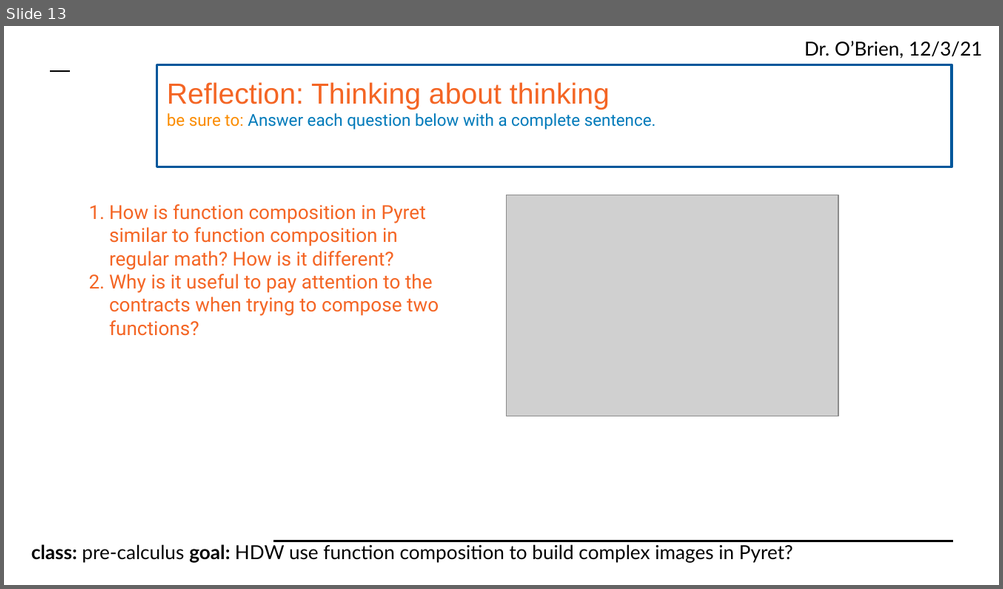
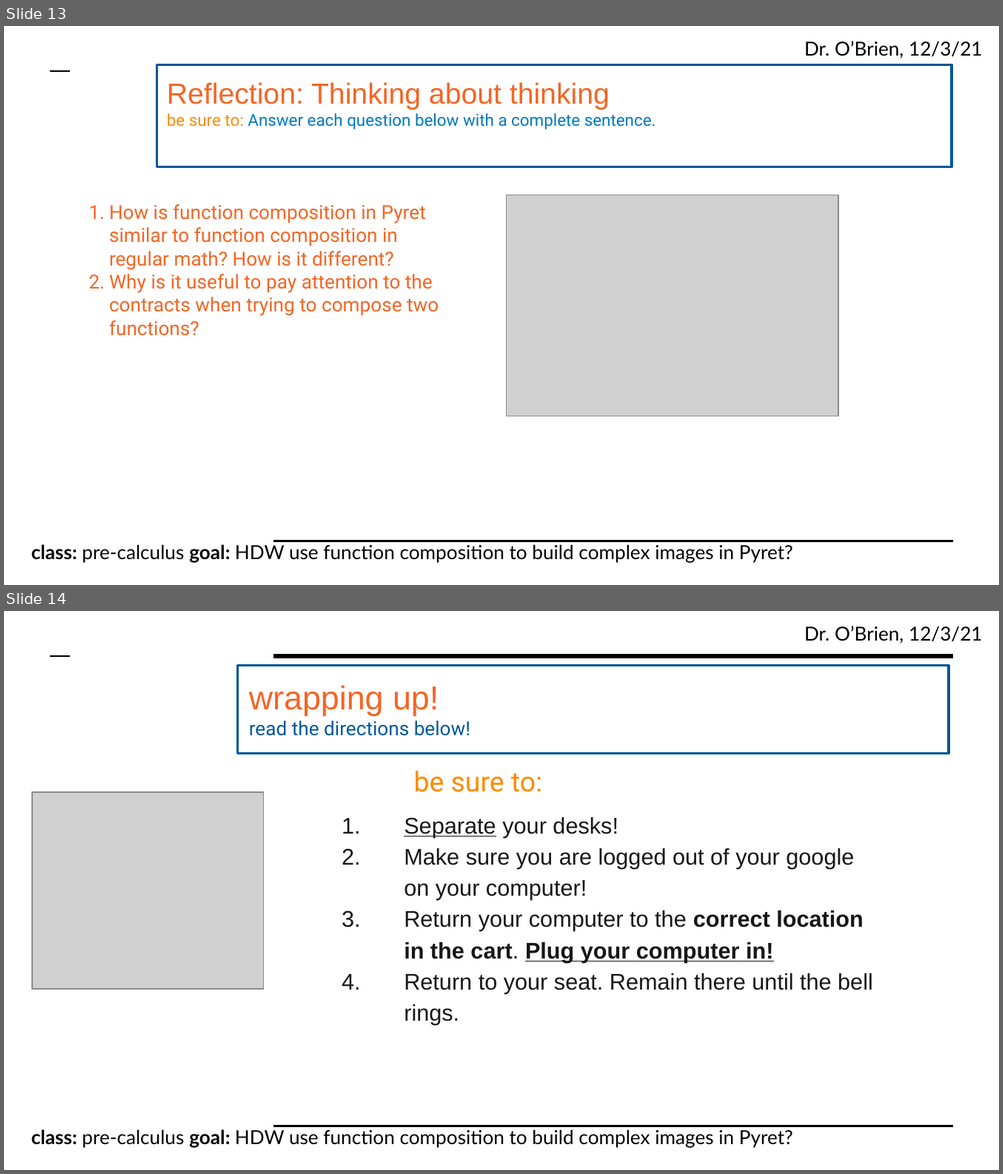
Before and after one commit to cobrien87/work, a slide deck: print/precal_11_5.pptx. Shown one above the other, each under a label of ours: slide 13 before the commit, slides 13 and 14 after it. The pictures are 1003x589 and 1003x1174 pixels, drawn with LibreOffice and Linux fonts; fonts in the diff are those of the drawing; grey boxes stand for pictures; background and template pictures are left out. Boxes give left, top, right and bottom in pixels: in the first picture for what was removed or moved away, otherwise in the second. Text is boxed around its words. In the diff, an @@ line names an element or a change of style, - is before the commit and + after.

Commit message:
added wrap up slide

```diff
--- a/print/precal_11_5.pptx
+++ b/print/precal_11_5.pptx
@@ slide 14 added at [4, 611, 999, 1170], background #FFFFFF; not listed: 5 template elements that a slide beside it also shows @@
@@ rectangle added at [238, 666, 949, 755], fill #FFFFFF, outline #01579B 2 pt @@
@@ text added at [249, 685, 470, 736], 14 pt, text #01579B @@
+wrapping up!
+read the directions below!
@@ text added at [414, 771, 542, 792], 20 pt, text #FB8C00 @@
+be sure to:
@@ picture added at [32, 792, 264, 989] @@
@@ text added at [404, 817, 873, 1025], 16.4 pt, text #171717 @@
+1. Separate your desks!
+2. Make sure you are logged out of your google on your computer!
+3. Return your computer to the correct location in the cart. Plug your computer in!
+4. Return to your seat. Remain there until the bell rings.
```
Also in this commit, not shown: 2 other files.
